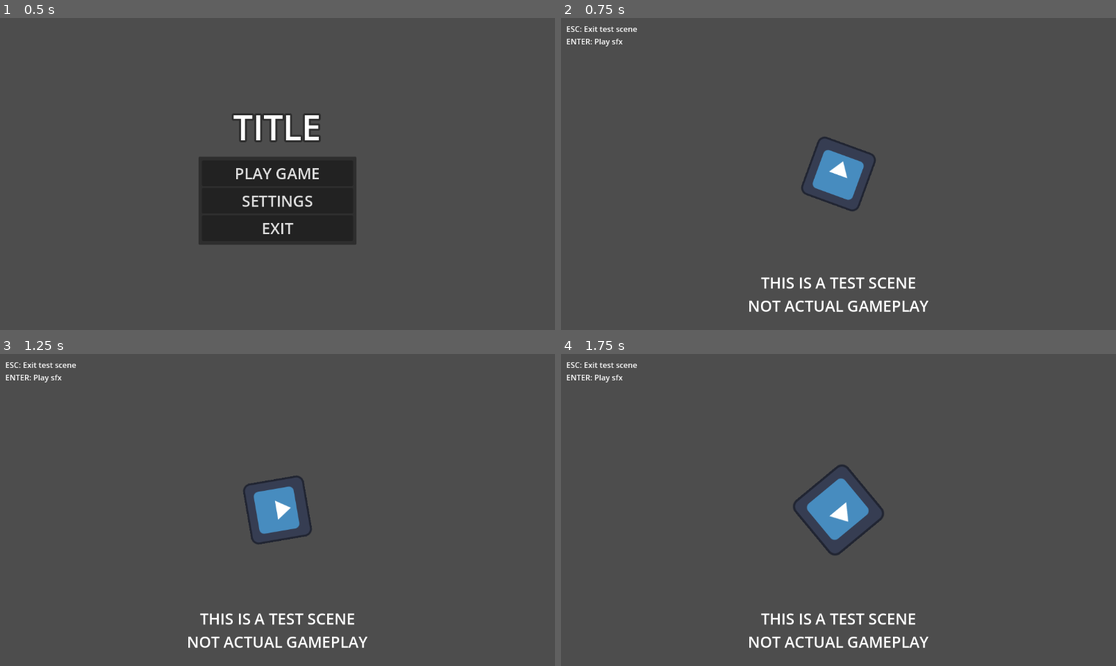
Above: before the commit, frames 1-4 (two rows, left to right).
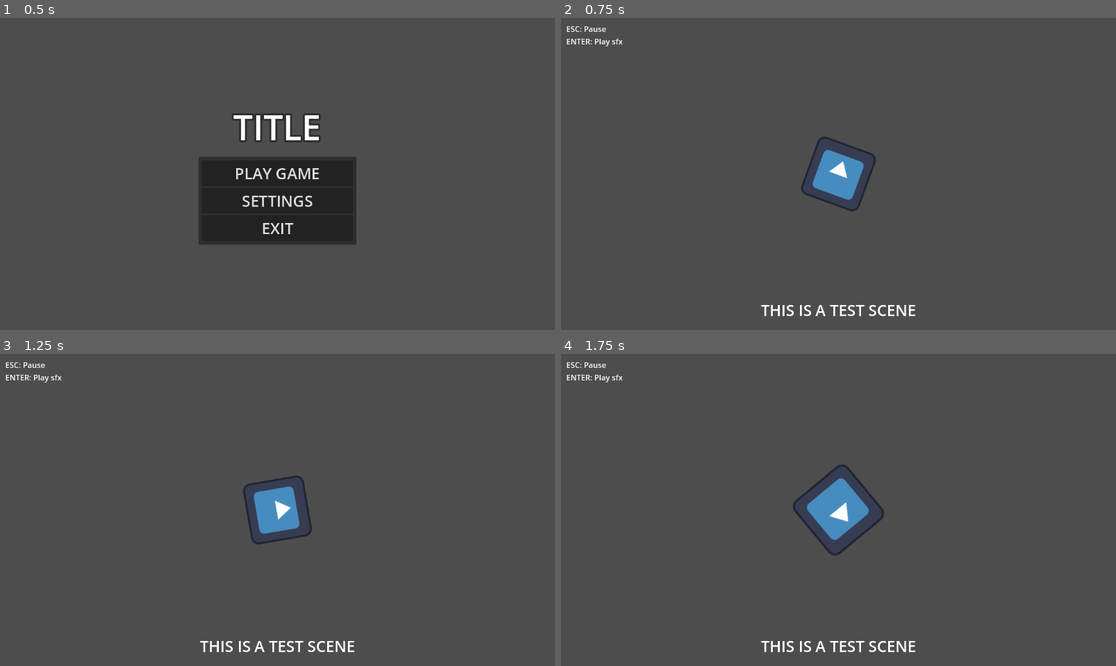
Above: after the commit, the same moments.

Repository: AdamRFaqih/ASE-Lab-GDC-Group-2-Intern-Project
Game: Godot game, scene res://scenes/main_menu.tscn
The game is run twice, just before and just after one commit, with the same random seed, the same clock (stepped at 60 frames per second) and the same inputs. The engine's default icon, where the game draws it, is replaced by a stand-in: a white triangle on a blue panel in a dark square.
Inputs:
- Up to frame 1 (0.5 s): no input
- Up to frame 2 (0.75 s): click "PLAY GAME" at 0.5 s
- Up to frame 3 (1.25 s): no input
- Up to frame 4 (1.75 s): tap Enter (ui_accept) at 1.25, 1.35, 1.52 s

Frame 1 is identical in both runs. In frame 2, 1.3% of the frame differs, in the area x 4-67%, y 2-96%; in frame 3, 1.3%; in frame 4, 1.3%.

Commit message:
Main Menu (Improvisation #2)
Added pausing and pause menu

(bg art and styling STILL pending)

Diff:
--- a/scenes/main_menu.tscn
+++ b/scenes/main_menu.tscn
@@ -20,6 +20,7 @@
 font_size = 32
 
 [node name="MainMenu" type="Control"]
+process_mode = 3
 layout_mode = 3
 anchors_preset = 15
 anchor_right = 1.0
--- /dev/null
+++ b/scenes/pause_screen.tscn
@@ -0,0 +1,99 @@
+[gd_scene load_steps=3 format=3 uid="uid://cht536a2qs83v"]
+
+[ext_resource type="Script" path="res://scripts/pause_screen.gd" id="1_kbmxc"]
+
+[sub_resource type="LabelSettings" id="LabelSettings_ce5qj"]
+font_size = 200
+
+[node name="PauseScreen" type="Control"]
+visible = false
+layout_mode = 3
+anchors_preset = 15
+anchor_right = 1.0
+anchor_bottom = 1.0
+grow_horizontal = 2
+grow_vertical = 2
+script = ExtResource("1_kbmxc")
+
+[node name="ColorRect" type="ColorRect" parent="."]
+layout_mode = 1
+anchors_preset = 15
+anchor_right = 1.0
+anchor_bottom = 1.0
+grow_horizontal = 2
+grow_vertical = 2
+color = Color(0, 0, 0, 0.27451)
+
+[node name="Label" type="Label" parent="."]
+layout_mode = 1
+anchors_preset = 15
+anchor_right = 1.0
+anchor_bottom = 1.0
+offset_bottom = -72.0
+grow_horizontal = 2
+grow_vertical = 2
+text = "PAUSED"
+label_settings = SubResource("LabelSettings_ce5qj")
+horizontal_alignment = 1
+vertical_alignment = 1
+
+[node name="Panel" type="Panel" parent="."]
+layout_mode = 1
+anchors_preset = 8
+anchor_left = 0.5
+anchor_top = 0.5
+anchor_right = 0.5
+anchor_bottom = 0.5
+offset_left = -264.0
+offset_top = 84.0
+offset_right = -48.0
+offset_bottom = 164.0
+grow_horizontal = 2
+grow_vertical = 2
+
+[node name="Panel2" type="Panel" parent="."]
+layout_mode = 1
+anchors_preset = 8
+anchor_left = 0.5
+anchor_top = 0.5
+anchor_right = 0.5
+anchor_bottom = 0.5
+offset_left = 48.0
+offset_top = 84.0
+offset_right = 264.0
+offset_bottom = 164.0
+grow_horizontal = 2
+grow_vertical = 2
+
+[node name="HBoxContainer" type="HBoxContainer" parent="."]
+layout_mode = 1
+anchors_preset = 8
+anchor_left = 0.5
+anchor_top = 0.5
+anchor_right = 0.5
+anchor_bottom = 0.5
+offset_left = -256.0
+offset_top = 92.0
+offset_right = 256.0
+offset_bottom = 156.0
+grow_horizontal = 2
+grow_vertical = 2
+
+[node name="ResumeButton" type="Button" parent="HBoxContainer"]
+layout_mode = 2
+size_flags_horizontal = 3
+theme_override_font_sizes/font_size = 20
+text = "Resume Game"
+
+[node name="TextureRect" type="TextureRect" parent="HBoxContainer"]
+custom_minimum_size = Vector2(100, 0)
+layout_mode = 2
+
+[node name="ExitButton" type="Button" parent="HBoxContainer"]
+layout_mode = 2
+size_flags_horizontal = 3
+theme_override_font_sizes/font_size = 20
+text = "Exit to Main Menu"
+
+[connection signal="pressed" from="HBoxContainer/ResumeButton" to="." method="_on_resume_button_pressed"]
+[connection signal="pressed" from="HBoxContainer/ExitButton" to="." method="_on_exit_button_pressed"]
--- a/scenes/test.tscn
+++ b/scenes/test.tscn
@@ -1,59 +1,59 @@
-[gd_scene load_steps=6 format=3 uid="uid://bvcbtjxj3lqj"]
+[gd_scene load_steps=7 format=3 uid="uid://bvcbtjxj3lqj"]
 
 [ext_resource type="Script" path="res://scripts/test.gd" id="1_umdjg"]
-[ext_resource type="AudioStream" uid="uid://blp1o1de1cj27" path="res://8bit Dungeon Boss - Video Classica - Kevin MacLeod.ogg" id="2_jouky"]
-[ext_resource type="AudioStream" uid="uid://02dslykgml73" path="res://Vine Boom Sound Effect.wav" id="3_18e6f"]
-[ext_resource type="Texture2D" uid="uid://c50ffyj31weia" path="res://icon.svg" id="4_185ws"]
+[ext_resource type="PackedScene" uid="uid://cwrautwk3cfcm" path="res://scenes/test_level.tscn" id="2_5yo5r"]
+[ext_resource type="AudioStream" uid="uid://blp1o1de1cj27" path="res://assets/music/8bit Dungeon Boss - Video Classica - Kevin MacLeod.ogg" id="3_givsi"]
+[ext_resource type="AudioStream" uid="uid://02dslykgml73" path="res://assets/sfx/Vine Boom Sound Effect.wav" id="4_kfgkw"]
+[ext_resource type="PackedScene" uid="uid://cht536a2qs83v" path="res://scenes/pause_screen.tscn" id="5_2s3ns"]
 
 [sub_resource type="LabelSettings" id="LabelSettings_du0m8"]
 font_size = 32
 
-[node name="test" type="Control"]
+[node name="Test" type="Node"]
+process_mode = 3
+script = ExtResource("1_umdjg")
+
+[node name="TestLevel" parent="." instance=ExtResource("2_5yo5r")]
+
+[node name="UI" type="Control" parent="."]
+process_mode = 3
 layout_mode = 3
 anchors_preset = 15
 anchor_right = 1.0
 anchor_bottom = 1.0
 grow_horizontal = 2
 grow_vertical = 2
-script = ExtResource("1_umdjg")
 
-[node name="BGM" type="AudioStreamPlayer2D" parent="."]
-stream = ExtResource("2_jouky")
+[node name="BGM" type="AudioStreamPlayer2D" parent="UI"]
+stream = ExtResource("3_givsi")
 autoplay = true
 bus = &"Music"
 
-[node name="SFX" type="AudioStreamPlayer2D" parent="."]
-stream = ExtResource("3_18e6f")
+[node name="SFX" type="AudioStreamPlayer2D" parent="UI"]
+stream = ExtResource("4_kfgkw")
 bus = &"SFX"
 
-[node name="CanvasLayer" type="CanvasLayer" parent="."]
+[node name="CanvasLayer" type="CanvasLayer" parent="UI"]
 
-[node name="TextureRect" type="TextureRect" parent="CanvasLayer"]
-offset_left = 512.0
-offset_top = 260.0
-offset_right = 640.0
-offset_bottom = 388.0
-grow_horizontal = 2
-grow_vertical = 2
-pivot_offset = Vector2(64, 64)
-texture = ExtResource("4_185ws")
-
-[node name="Label2" type="Label" parent="CanvasLayer"]
+[node name="Label2" type="Label" parent="UI/CanvasLayer"]
 offset_left = 11.0
 offset_top = 11.0
 offset_right = 159.0
 offset_bottom = 63.0
-text = "ESC: Exit test scene
+text = "ESC: Pause
 ENTER: Play sfx"
+metadata/_edit_use_anchors_ = true
 
-[node name="Label" type="Label" parent="CanvasLayer"]
+[node name="Label" type="Label" parent="UI/CanvasLayer"]
 anchors_preset = 15
 anchor_right = 1.0
 anchor_bottom = 1.0
-offset_top = 527.0
+offset_top = 584.0
 grow_horizontal = 2
 grow_vertical = 2
 text = "THIS IS A TEST SCENE
-NOT ACTUAL GAMEPLAY"
+"
 label_settings = SubResource("LabelSettings_du0m8")
 horizontal_alignment = 1
+
+[node name="PauseScreen" parent="UI/CanvasLayer" instance=ExtResource("5_2s3ns")]
--- /dev/null
+++ b/scenes/test_level.tscn
@@ -0,0 +1,12 @@
+[gd_scene load_steps=3 format=3 uid="uid://cwrautwk3cfcm"]
+
+[ext_resource type="Script" path="res://scripts/test_level.gd" id="1_e8ay5"]
+[ext_resource type="Texture2D" uid="uid://c50ffyj31weia" path="res://icon.svg" id="1_kjw37"]
+
+[node name="TestLevel" type="Node2D"]
+process_mode = 1
+script = ExtResource("1_e8ay5")
+
+[node name="Sprite2D" type="Sprite2D" parent="."]
+position = Vector2(576, 324)
+texture = ExtResource("1_kjw37")
--- /dev/null
+++ b/scripts/pause_screen.gd
@@ -0,0 +1,18 @@
+extends Control
+
+
+# Called when the node enters the scene tree for the first time.
+func _ready():
+	pass # Replace with function body.
+
+
+# Called every frame. 'delta' is the elapsed time since the previous frame.
+func _process(delta):
+	pass
+
+func _on_resume_button_pressed():
+	get_tree().paused = false
+	self.visible = false
+
+func _on_exit_button_pressed():
+	get_tree().change_scene_to_file("res://scenes/main_menu.tscn")
--- a/scripts/test.gd
+++ b/scripts/test.gd
@@ -1,21 +1,18 @@
-extends Control
+extends Node
 
-@onready var sfx = $SFX
-@onready var texture_rect = $CanvasLayer/TextureRect
+@onready var sfx = $UI/SFX
+@onready var pause_screen = $UI/CanvasLayer/PauseScreen
 
 # Called when the node enters the scene tree for the first time.
 func _ready():
-	pass # Replace with function body.
+	get_tree().paused = false
 
 # Called every frame. 'delta' is the elapsed time since the previous frame.
 func _process(delta):
 	# ~~~DEBUG~~~
-	# ESC to exit test scene and back to main menu
-	if Input.is_action_just_pressed("ui_cancel"):
-		get_tree().change_scene_to_file("res://scenes/main_menu.tscn")
-	# ENTER to play vine boom sound effect cuz i hate myself
-	if Input.is_action_just_pressed("ui_accept"):
-		texture_rect.scale *= 1.042069
-		sfx.play()
-	# spin, not really necessary
-	texture_rect.rotation += 2.1 * delta
+	if not get_tree().paused:
+		if Input.is_action_just_pressed("ui_cancel"):
+			pause_screen.visible = true
+			get_tree().paused = true
+		if Input.is_action_just_pressed("ui_accept"):
+			sfx.play()
--- /dev/null
+++ b/scripts/test_level.gd
@@ -0,0 +1,14 @@
+extends Node2D
+
+@onready var sprite_2d = $Sprite2D
+@onready var sfx = $SFX
+
+# Called when the node enters the scene tree for the first time.
+func _ready():
+	pass # Replace with function body.
+
+# Called every frame. 'delta' is the elapsed time since the previous frame.
+func _process(delta):
+	if Input.is_action_just_pressed("ui_accept"):
+		sprite_2d.scale *= 1.042069
+	sprite_2d.rotation += 2.1 * delta
Not shown, removed: 8bit Dungeon Boss - Video Classica - Kevin MacLeod.ogg.import
Not shown, added: assets/music/8bit Dungeon Boss - Video Classica - Kevin MacLeod.ogg.import
Not shown, changed: assets/sfx/Vine Boom Sound Effect.wav.import
Not shown, added: assets/music/8bit Dungeon Boss - Video Classica - Kevin MacLeod.ogg
Not shown, added: assets/sfx/Vine Boom Sound Effect.wav
